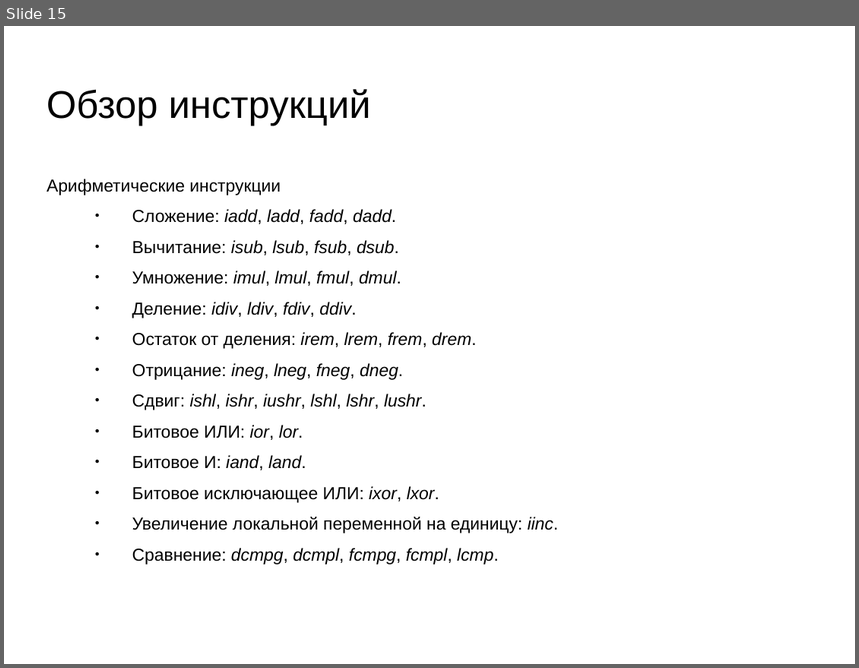
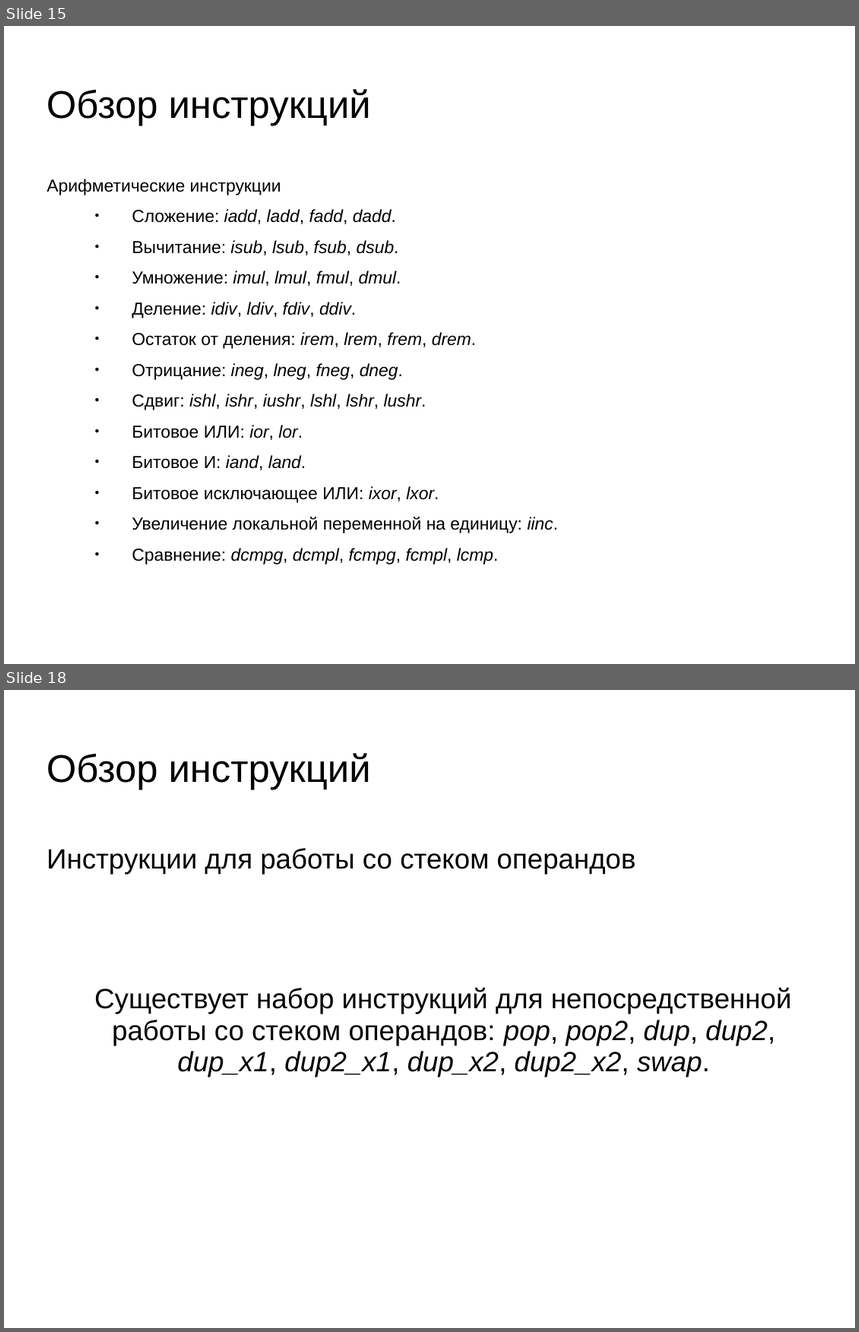
Before and after one commit to oleksiy-sayankin/javacogito, a slide deck: JVMSpec/presentation-jvm7.ppt. Shown one above the other, each under a label of ours: slide 15 before the commit, slides 15 and 18 after it; the slides between them are not shown. The pictures are 859x668 and 859x1332 pixels, drawn with LibreOffice and Linux fonts; fonts in the diff are those of the drawing; background and template pictures are left out. Boxes give left, top, right and bottom in pixels: in the first picture for what was removed or moved away, otherwise in the second. Text is boxed around its words. In the diff, an @@ line names an element or a change of style, - is before the commit and + after.

```diff
--- a/JVMSpec/presentation-jvm7.ppt
+++ b/JVMSpec/presentation-jvm7.ppt
@@ slide 18 added at (4, 690, 855, 1328), background picture (left out) @@
@@ title added at (47, 753, 371, 790), 36 pt, text #000000 @@
+Обзор инструкций
@@ text added at (47, 848, 792, 1077), 26 pt, text #000000 @@
+Инструкции для работы со стеком операндов
+Существует набор инструкций для непосредственной работы со стеком операндов: pop, pop2, dup, dup2, dup_x1, dup2_x1, dup_x2, dup2_x2, swap.
```
Also in this commit, not shown: 7 other slides added.
